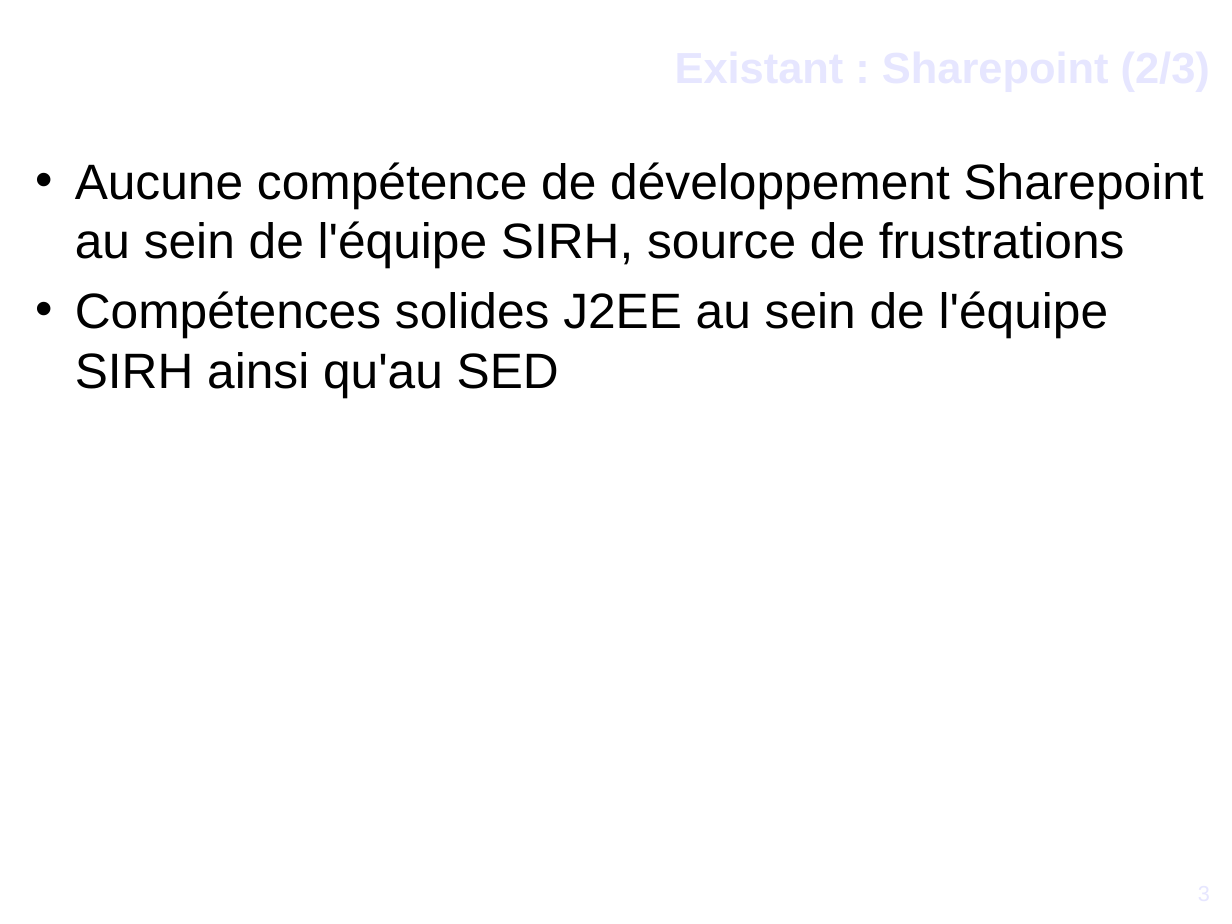
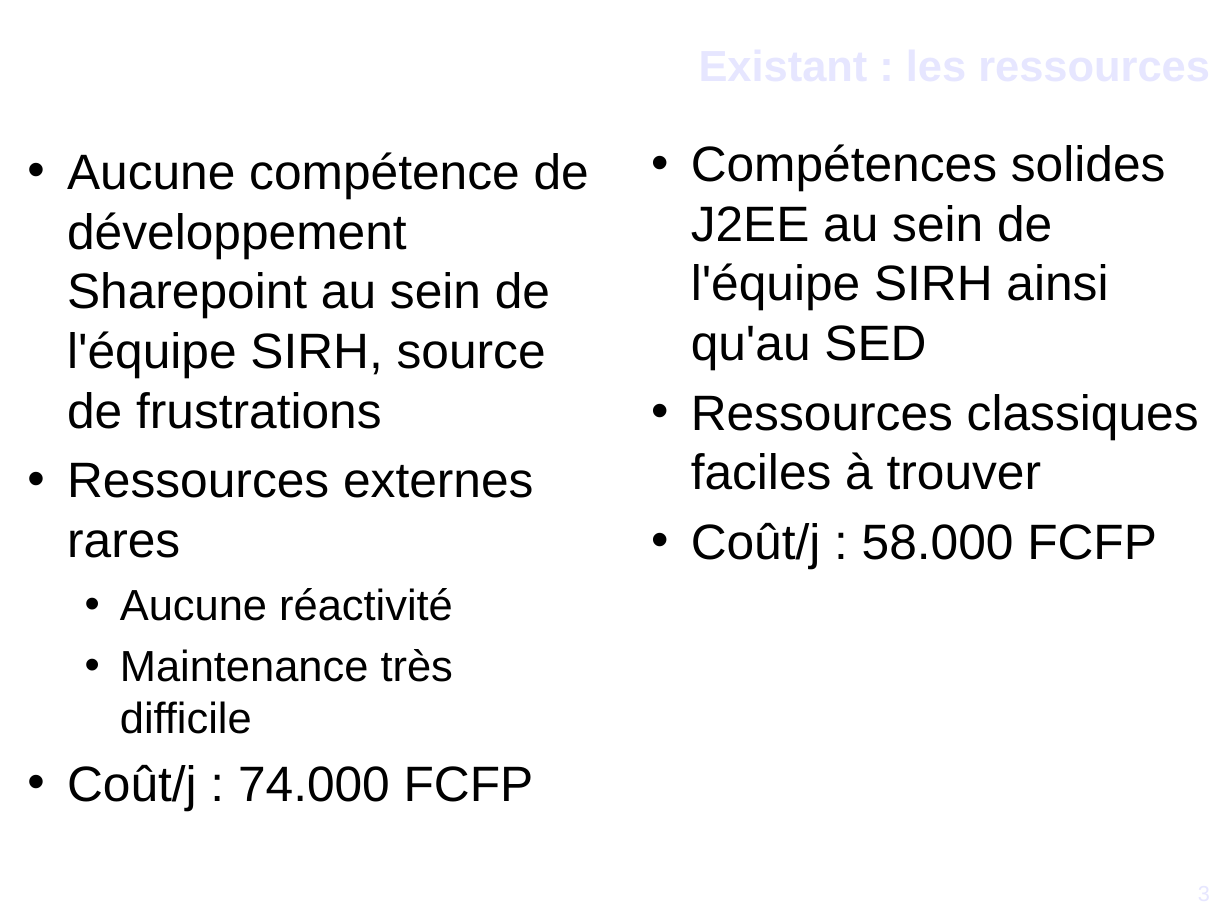
Before and after one commit to DSI-Ville-Noumea/sirh-kiosque-j2ee-old, a slide deck: slide 3 of src/site/resources/Kiosque_RH_J2EE_11021.odp. Drawn at 1232x924 pixels with LibreOffice and Linux fonts; fonts in the diff are those of the drawing; background and template pictures are left out. Boxes give left, top, right and bottom in pixels: in the first picture for what was removed or moved away, otherwise in the second. Text is boxed around its words. In the diff, an @@ line names an element or a change of style, - is before the commit and + after.

```diff
--- a/src/site/resources/Kiosque_RH_J2EE_11021.odp
+++ b/src/site/resources/Kiosque_RH_J2EE_11021.odp
@@ title removed at (22, 22, 1211, 111) @@
-Existant : Sharepoint (2/3)
@@ title added at (418, 9, 1211, 119), 28 pt, text #E6E6FF, bold @@
+Existant : les ressources
@@ text "Aucune compétence de développement Sharepoint ...": place and size @@
-text "Aucune compétence de développement Sharepoint ..." at (75, 162, 1204, 397)
+text "Aucune compétence de développement Sharepoint ..." at (67, 152, 589, 810)
@@ text added at (691, 144, 1199, 569), 32 pt, text #000000 @@
+• Compétences solides J2EE au sein de l'équipe SIRH ainsi qu'au SED
+• Ressources classiques faciles à trouver
+• Coût/j : 58.000 FCFP
@@ text at (67, 462, 534, 810): text changed @@
-• Compétences solides J2EE au sein de l'équipe SIRH ainsi qu'au SED
+• Ressources externes rares
+  • Aucune réactivité
+  • Maintenance très difficile
+• Coût/j : 74.000 FCFP
```
Also in this commit, not shown: 10 other slides changed, 1 slide added, 2 slides removed.
